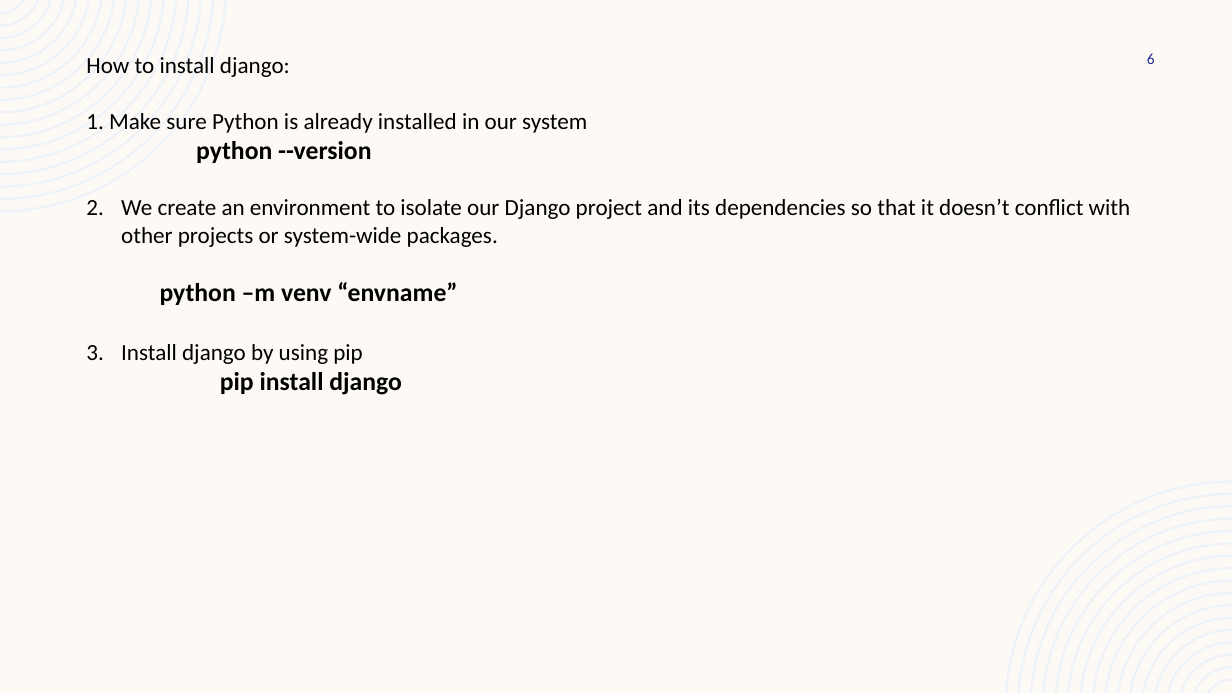
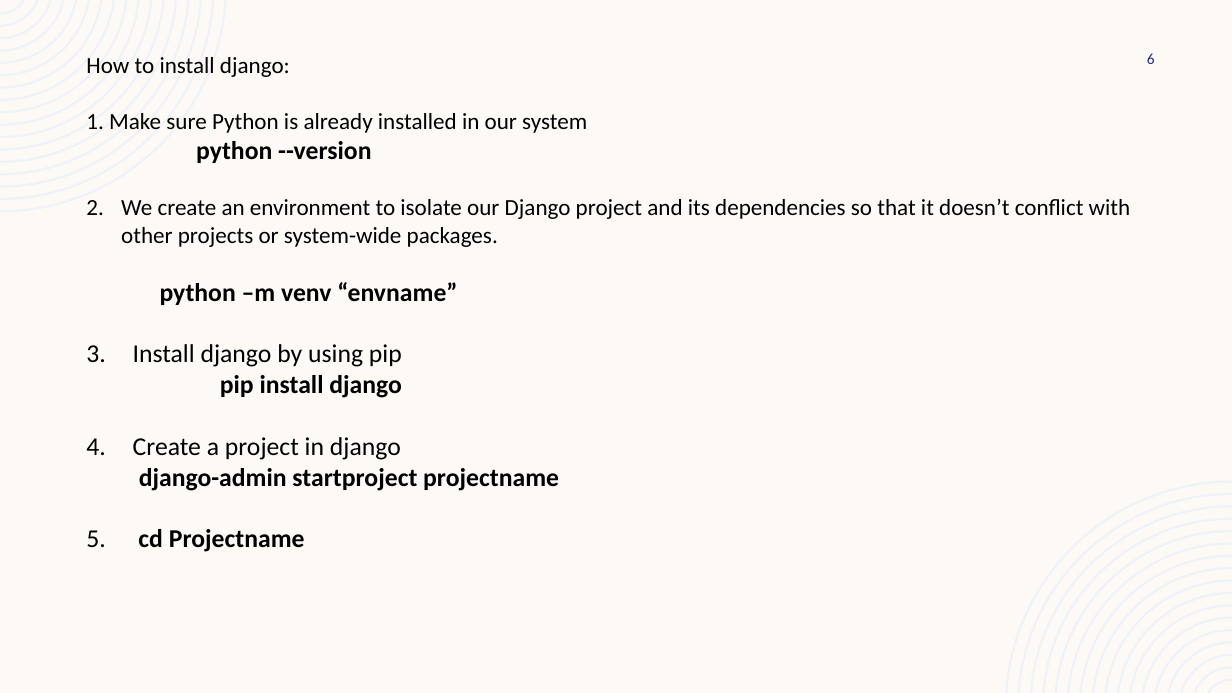
Before and after one commit to akshara2207/MCA, a slide deck: slide 6 of DJANGO.pptx. Drawn at 1232x693 pixels with LibreOffice and Linux fonts; fonts in the diff are those of the drawing. Boxes give left, top, right and bottom in pixels: in the first picture for what was removed or moved away, otherwise in the second. Text is boxed around its words. In the diff, an @@ line names an element or a change of style, - is before the commit and + after.

```diff
--- a/DJANGO.pptx
+++ b/DJANGO.pptx
@@ text at [133,344,402,367]: size 18 to 20 pt in "Install django by using pip"; indent changed @@
@@ text at [133,437,559,552]: paragraphs added @@
+4. Create a project in django
+django-admin startproject projectname
+5. cd Projectname
```
Also in this commit, not shown: 6 slides added.
